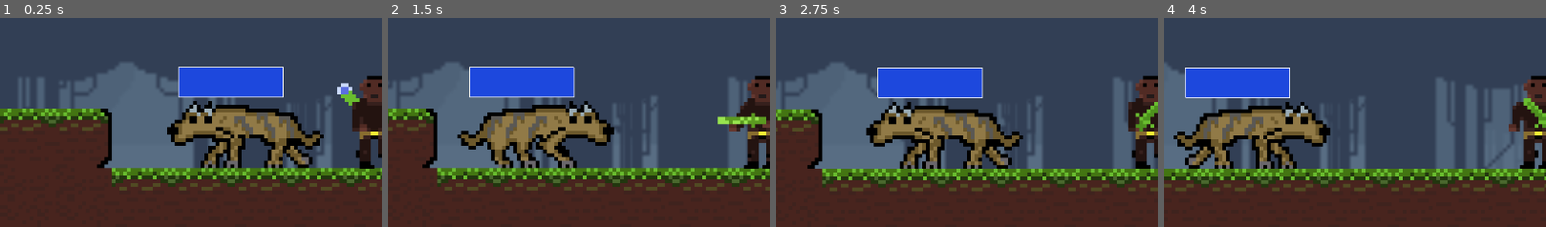
Above: before the commit, frames 1-4 (left to right).
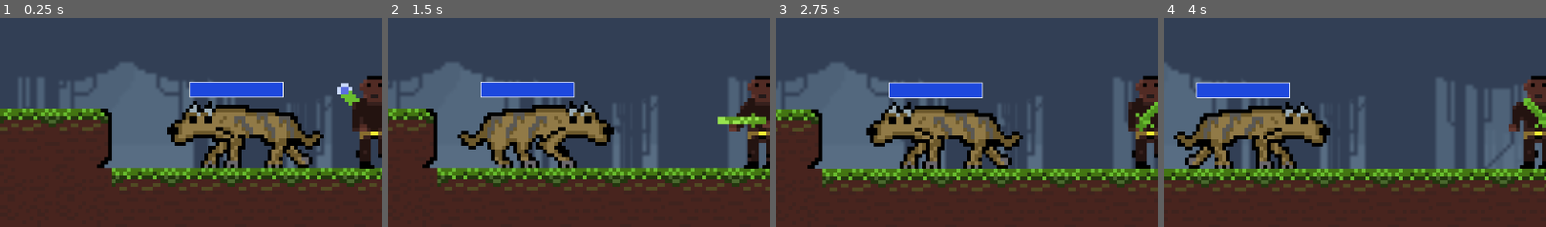
Above: after the commit, the same moments.

Repository: amandamartinsco/cronicas-de-terragaia
Game: Godot game, scene res://scenes/enemy.tscn
Two runs of this game, one before a commit and one after it. Both use one fixed random seed, a clock stepped at 60 frames per second and the inputs below.
Inputs:
- Up to frame 1 (0.25 s): no input
- Up to frame 2 (1.5 s): hold Right (ui_right) 0.53-1.28 s; tap Space (ui_attack) at 0.6, 1.35 s; hold Left (ui_left) from 1.28 s (still down)
- Up to frame 3 (2.75 s): release Left (ui_left) at 2.03 s; hold Right (ui_right) from 2.03 s (still down); tap Space (ui_attack) at 2.1 s
- Up to frame 4 (4 s): tap Space (ui_attack) at 2.85, 3.6 s; release Right (ui_right) at 3.53 s; hold Left (ui_left) from 3.53 s (still down)
The pictures show only the part of the screen within x 0-50%, y 20-70%; the shares and areas given below are measured in that part.

The runs differ from the first frame. In frame 1, 2.4% of the frame differs, in the area x 46-75%, y 23-39%; in frame 2, 2.4%; in frame 3, 2.4%; in frame 4, 2.4%.

Commit message:
código completamente explicado

Diff:
--- a/src/scenes/ParallaxBackground.tscn
+++ b/src/scenes/ParallaxBackground.tscn
@@ -3,7 +3,6 @@
 [ext_resource path="res://assets/cenário/Layer_0008_3.png" type="Texture" id=1]
 [ext_resource path="res://assets/cenário/Layer_0009_2.png" type="Texture" id=2]
 [ext_resource path="res://scripts/ParallaxBackground.gd" type="Script" id=3]
-
 
 [node name="ParallaxBackground" type="ParallaxBackground"]
 script = ExtResource( 3 )
--- a/src/scenes/enemy.tscn
+++ b/src/scenes/enemy.tscn
@@ -30,7 +30,7 @@
 position = Vector2( 109.374, -0.144588 )
 
 [node name="HumanBase2" parent="player" index="0"]
-frame = 24
+frame = 30
 
 [node name="CanvasLayer" type="CanvasLayer" parent="."]
 
--- a/src/scenes/enemy_real.tscn
+++ b/src/scenes/enemy_real.tscn
@@ -115,10 +115,10 @@
 disabled = true
 
 [node name="barradevida_inimigo" parent="." instance=ExtResource( 4 )]
-margin_left = -13.5185
-margin_top = -19.2764
-margin_right = 14.4815
-margin_bottom = -11.2764
+margin_left = -11.0
+margin_top = -15.0
+margin_right = 14.0
+margin_bottom = -11.0
 color = Color( 0.117647, 0.286275, 0.870588, 1 )
 [connection signal="screen_entered" from="VisibilityNotifier2D" to="." method="_on_VisibilityNotifier2D_screen_entered"]
 [connection signal="screen_exited" from="VisibilityNotifier2D" to="." method="_on_VisibilityNotifier2D_screen_exited"]
--- a/src/scripts/ParallaxBackground.gd
+++ b/src/scripts/ParallaxBackground.gd
@@ -1,10 +1,4 @@
 extends ParallaxBackground
-
-
-# Declare member variables here. Examples:
-# var a = 2
-# var b = "text"
-
 
 # Called when the node enters the scene tree for the first time.
 func _physics_process(delta: float) -> void:
--- a/src/scripts/barradevida.gd
+++ b/src/scripts/barradevida.gd
@@ -1,18 +1,25 @@
 extends ColorRect
 
 onready var init_rect_size = rect_size
+#pega o tamanho inicial do retângulo
 
 var scale = 1 setget set_scale
+#definimos o valor 1 como a escala inicial
 
-# Called when the node enters the scene tree for the first time.
 func _ready() -> void:
 	get_tree().get_nodes_in_group("player")[0].connect("life_scale", self, "on_life_scale")
+	#conecta o sinal da escala da vida do player com a função on_life_scale
+
 func _draw() -> void:
+	#cria um retângulo preto em volta da barra de vida pra quando ela diminuir ter uma marcação em volta
 	draw_rect(Rect2(Vector2(), init_rect_size), Color(0,0,0,1), false)
+	#é false porque não é preenchido, é somente uma linha
 
 func on_life_scale(sc):
+	#essa função será executada toda vez que um sinal com o valor da escala for mandado
 	set_scale(sc)
 
 func set_scale(val):
+	#serve pra mudar o valor da escala e verificar quando isso for feito pra mudar o tamanho do retângulo
 	scale = val
 	rect_size.x = init_rect_size.x * scale
--- a/src/scripts/barradevida_inimigo.gd
+++ b/src/scripts/barradevida_inimigo.gd
@@ -1,4 +1,6 @@
 extends ColorRect
+
+#exatamente a mesma lógica do "barradevida"
 
 onready var init_rect_size = rect_size
 
--- a/src/scripts/batata.gd
+++ b/src/scripts/batata.gd
@@ -1,8 +1,4 @@
 extends KinematicBody2D
-
-# Declare member variables here. Examples:
-# var a = 2
-# var b = "text"
 
 
 # Called when the node enters the scene tree for the first time.
--- a/src/scripts/enemy.gd
+++ b/src/scripts/enemy.gd
@@ -2,42 +2,55 @@
 
 export var velocity = Vector2(10,70)
 
-export var gravity = 500
+export var gravity = 100
 
 const UP = Vector2(0, -1)
 
-var comeco = false
-
 var damage = 10
+#dano que o inimigo dá
 
 var olhar_esquerda = false
+#é true quando ele está olhando pra esquerda
 
 var olhar_direita = true
+#é true quando ele está olhando pra esquerda
 
 signal pode_dropar(pd)
+#avisa quando o inimigo pode dropar
 
 signal life_scale_enemy(sc)
+#sinal que mostra a escala da barra de vida do inimigo
 
 export var life = 100
+#vida do inimigo
 
 onready var init_life = life
+#guarda a vida inicial
 
-var can_take_damage = false
-
-# Called when the node enters the scene tree for the first time.
 func _ready() -> void:
 	velocity.x = - velocity.x
+	#começa andando pra esqueda
 	set_physics_process(false)
+	#começa desativado, só será ativado quando o inimigo entrar na tela
 
 func _physics_process(delta: float) -> void:
 	$RayCast2D.enabled = true
+	#ativa o RayCast
+
 	velocity.y = gravity
+	#a velocidade no eixo y é equivalente à gravidade
 
 	if is_on_wall():
+		#se ele detectar uma parede
 		velocity.x = velocity.x * -1
+		#velocidade é invertida no eixo x
 		$"RayCast2D".cast_to.x *= -1
+		#também inverte a direção do RayCast
 
 	if $"RayCast2D".is_colliding():
+		#se estiver colidindo
+
+		#analisa para qual direção o personagem está olhando e assim define sua nova velocidade
 		if velocity.x < 0:
 			velocity.x = -30
 			$BaseArmoredDemo.flip_h = false
@@ -49,8 +62,14 @@
 		$AnimationPlayer.play("run")
 
 	else:
+		#se o RayCast não estiver colidindo
+
 		$attack/direita.disabled = true
 		$attack/esquerda.disabled = true
+		#desativa as áreas de ataques tanto da esquerda quanto da direita
+
+		#diminui a velocidade pela metade e roda a animação de andar ao invés de rodar a de correr
+
 		if velocity.x < 0:
 			velocity.x = -15
 			$BaseArmoredDemo.flip_h = false
@@ -60,6 +79,7 @@
 			$BaseArmoredDemo.flip_h = true
 		$AnimationPlayer.play("walk")
 
+	#analisa qual para qual direção está, e dependendo disso define para onde o inimigo está olhando
 	if velocity.x >= 0:
 		olhar_direita = true
 		olhar_esquerda = false
@@ -68,6 +88,7 @@
 		olhar_direita = false
 		olhar_esquerda = true
 
+	#dependendo da onde ele estiver olhando, sua área de ataque mudará
 	if olhar_direita:
 		$attack/direita.disabled = false
 		$attack/esquerda.disabled = true
@@ -78,21 +99,26 @@
 
 	move_and_slide(velocity, UP)
 
+	#se ele entrar na tela, a física começa a funcionar
 func _on_VisibilityNotifier2D_screen_entered() -> void:
 	set_physics_process(true)
 
+	#se ele sair da tela, a física para de funcionar
 func _on_VisibilityNotifier2D_screen_exited() -> void:
 	set_physics_process(false)
 
 #func _on_Area2D_area_entered(area):
 #	emit_signal("pode_dropar", $".".position)
 
+#se a área de ataque encontrar outra área que tem o método hit, ela manda o damage pra ela
 func _on_attack_area_entered(area: Area2D) -> void:
-	can_take_damage = false
 	if area.has_method("hit"):
 		area.hit(damage, self)
 
+#weak_spot é área em que o inimigo toma dano
+#se o weak_spot receber damage de outra área, a vida diminui
+
 func _on_weak_spot_damage(damage, node) -> void:
-		#print(node.get_parent().get_filename())
 		life -= damage
 		emit_signal("life_scale_enemy", (float(self.life) / float(self.init_life)))
+		#escala é mandado pra escala da barra de vidaa
--- a/src/scripts/player.gd
+++ b/src/scripts/player.gd
@@ -1,4 +1,6 @@
 extends KinematicBody2D
+
+#algumas explicações estão em "enemy.gd"
 
 export var velocity = Vector2(0,70)
 
@@ -22,18 +24,25 @@
 
 var olhar_direita = true
 
+export var speed = 50
+#velocidade do personagem sem contar a direção
+
 func _ready() -> void:
 	pass # Replace with function body.
 
 func _physics_process(delta: float) -> void:
 
 	if Input.is_action_pressed("ui_right"):
+		#se o botão da direita estiver apertado
 		if is_attacking == false:
+			#se ele não estiver atacando
 			$HumanBase2.flip_h = false
+			#sprite é invertido na horizontal
 			olhar_direita = true
 			olhar_esquerda = false
 			$AnimationPlayer.play("walk")
-			direction = Input.get_action_strength("ui_right") - Input.get_action_strength("ui_left")
+			direction = Input.get_action_strength("ui_right")
+			#pega a força do botão da direita e armazena direção
 
 	elif Input.is_action_pressed("ui_left"):
 		if is_attacking == false:
@@ -41,58 +50,56 @@
 			olhar_esquerda = true
 			$HumanBase2.flip_h = true
 			$AnimationPlayer.play("walk")
-			direction = Input.get_action_strength("ui_right") - Input.get_action_strength("ui_left")
+			direction =  -Input.get_action_strength("ui_left")
+
 	else:
+		#se nenhum dos dois estiverem apertados:
 		direction = 0
+		#direção zera(fica parado)
 		if is_attacking == false:
+			#se ele não estiver atacando
 			$AnimationPlayer.play("stand_side")
 
 	if Input.is_action_just_pressed("ui_attack") and is_attacking == false:
+		#espaço é o botão de ataque
+
+		#dependendo da onde ele estiver olhando, sua área de ataque mudará
 		if olhar_direita:
 			$attack/esquerda.disabled = true
 			$attack/direita.disabled = false
 
 		if olhar_esquerda:
 			$attack/esquerda.disabled = false
-			$attack/esquerda.visible = true
 			$attack/direita.disabled = true
 
+		#como ele apertou o botão de espaço, agora ele está atacando
 		is_attacking = true
+
 		if is_attacking:
+			#se ele estiver atacando, ele não se movimenta
 			direction = 0
+
 		$AnimationPlayer.play("attack")
 		yield($AnimationPlayer, "animation_finished")
+		#espera a animação de atacar acabar
 		$attack/direita.disabled = true
 		$attack/esquerda.disabled = true
-		$attack/esquerda.visible = false
+		#desativa as duas áreas de ataque
 		is_attacking = false
+		#como ele parou de atacar, o "is_attacking" se torna false
 
-#
 #	if $attack/direita.disabled == false:
 #		$attack/direita.visible = false
 
+	velocity.x = speed * direction
+	#multiplica a speed pela direção (direção pode ser -1,1 ou 0)
 
-	velocity.x = 50 * direction
 	move_and_slide(velocity, UP)
 
 func _on_damage_area_damage(damage, node) -> void:
 	life -= damage
 	emit_signal("life_scale", (float(self.life) / float(self.init_life)))
 
-func _on_AnimationPlayer_animation_finished(anim_name: String) -> void:
-	is_attacking = false
-
-func _on_AnimationPlayer_animation_started(anim_name: String) -> void:
-#	if olhar_direita:
-#		$attack/esquerda.disabled = true
-#		$attack/direita.disabled = false
-#
-#	if olhar_esquerda:
-#		$attack/esquerda.disabled = false
-#		$attack/direita.disabled = true
-	pass
-
 func _on_attack_area_entered(area: Area2D) -> void:
 	if area.has_method("hit"):
 		area.hit(damage, self)
-	#print(area.get_parent().get_filename())
--- a/src/scripts/weak_spot.gd
+++ b/src/scripts/weak_spot.gd
@@ -1,7 +1,14 @@
 extends Area2D
 
 signal damage(damage, node)
+#sinal tem dois parâmetros, o dano que é dado e quem deu esse dano
+#podemos identificar quem deu esse dano
 
 func hit(damage, node):
-	#é pra bater com o hit do bullet
 	emit_signal("damage", damage, node)
+	#emite o sinal toda vez que a função é executada
+
+#quando um objeto (espada, por exemplo), bater em uma área de um inimigo, será verificado se este inimigo tem o método hit
+#se ele tiver o método hit, o método é executado e os parâmetros são recebidos
+
+#para cadastrar o dano recebido é conectado o signal damage, e é feito o cálculo: life -= damage
Binary file added: src/assets/sprites/Background_v2.png
Not shown, added: src/assets/sprites/Background_v2.png.import
Not shown, added: src/assets/songs/WhatsApp Audio 2020-06-16 at 22.11.40.mpeg
